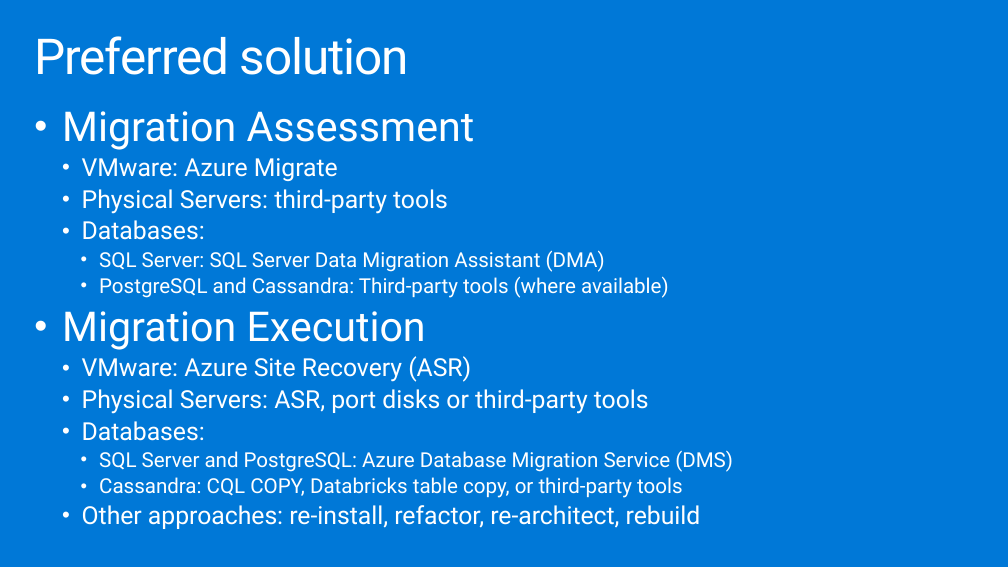
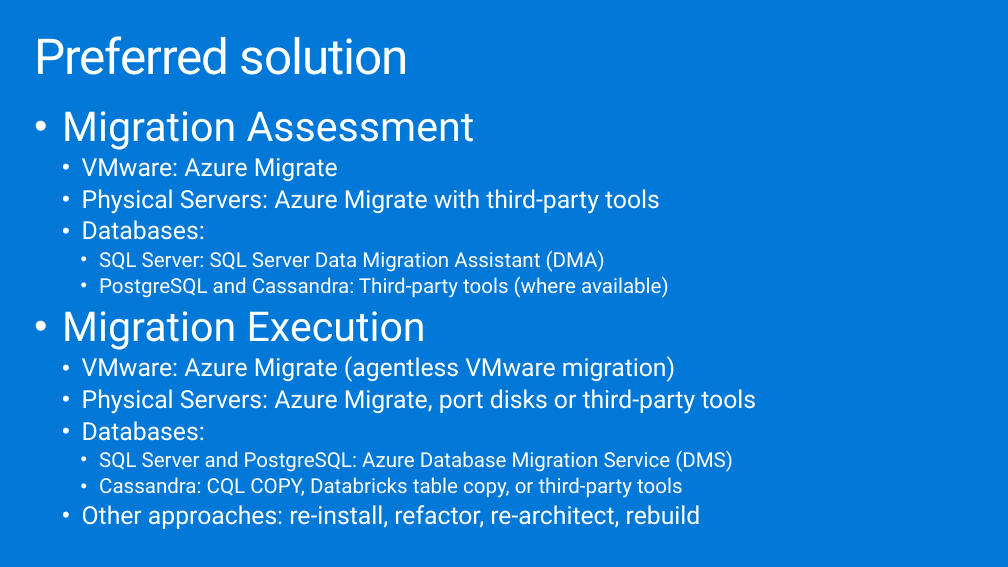
Before and after one commit to yachoukh/MCW-Line-of-business-application-migration, a slide deck: slide 17 of Whiteboard design session/WDS trainer presentation - Line-of-business application migration.pptx. Drawn at 1008x567 pixels with LibreOffice and Linux fonts; fonts in the diff are those of the drawing. Boxes give left, top, right and bottom in pixels: in the first picture for what was removed or moved away, otherwise in the second. Text is boxed around its words. In the diff, an @@ line names an element or a change of style, - is before the commit and + after.

```diff
--- a/Whiteboard design session/WDS trainer presentation - Line-of-business application migration.pptx
+++ b/Whiteboard design session/WDS trainer presentation - Line-of-business application migration.pptx
@@ text at [82,189,660,214]: text changed @@
-  • Physical Servers: third-party tools
+  • Physical Servers: Azure Migrate with third-party tools
@@ text at [82,356,756,414]: text changed @@
-  • VMware: Azure Site Recovery (ASR)
-  • Physical Servers: ASR, port disks or third-party tools
+  • VMware: Azure Migrate (agentless VMware migration)
+  • Physical Servers: Azure Migrate, port disks or third-party tools
```
Also in this commit, not shown: 15 other slides changed, 5 other files.
